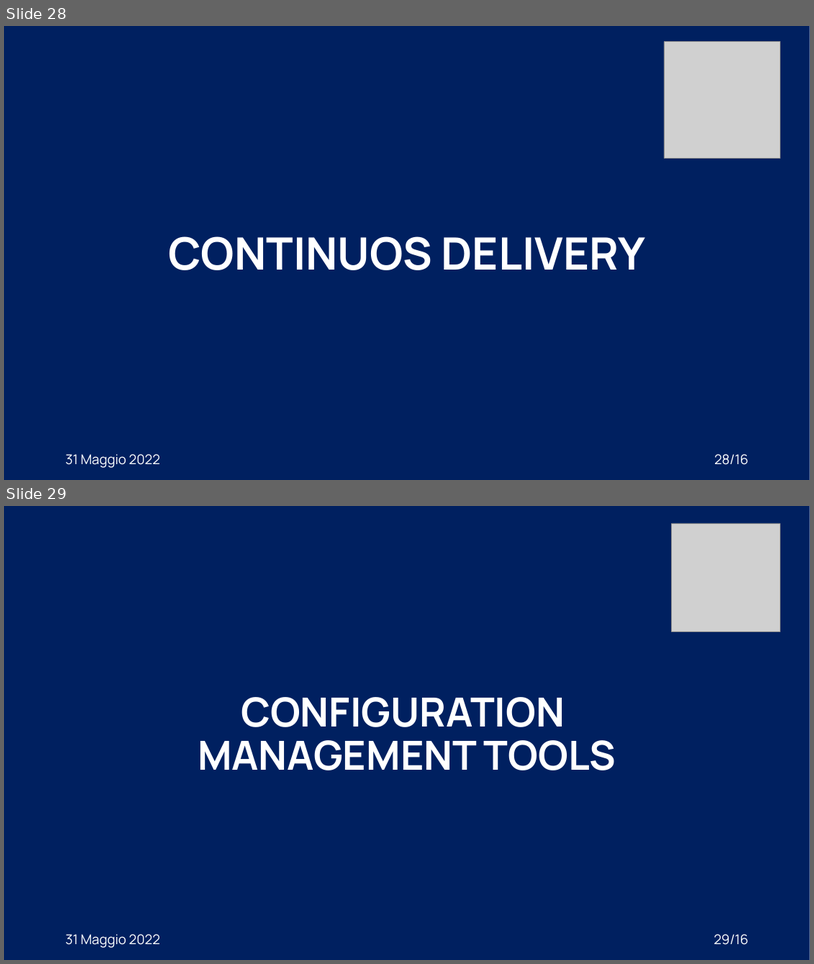
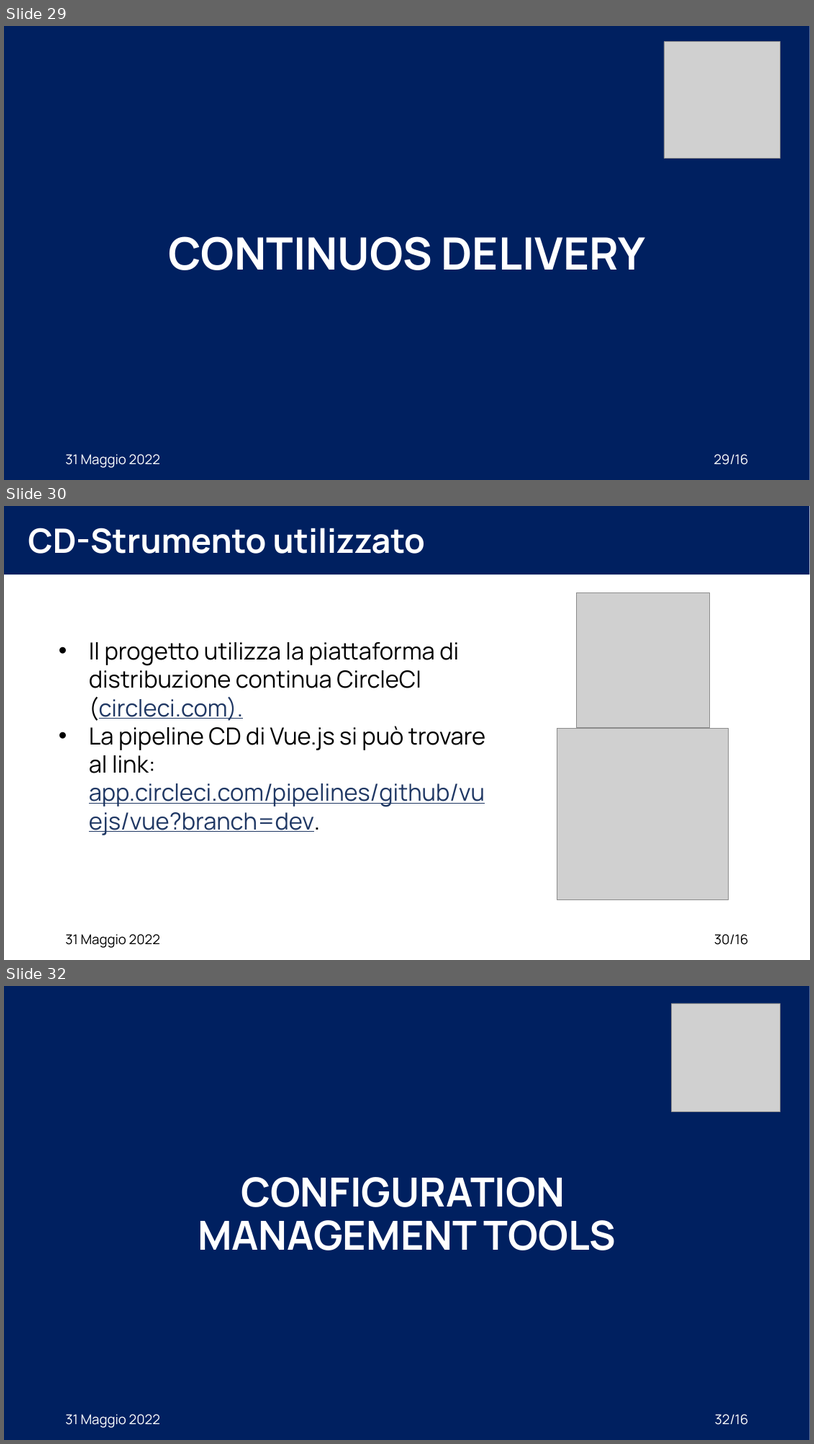
Before and after one commit to XidaZ3/MTSSAssignment3, a slide deck: MTSSAssignment3.pptx. Shown one above the other, each under a label of ours: slides 28 and 29 before the commit, slides 29, 30 and 32 after it; the slides between them are not shown. The pictures are 814x964 and 814x1444 pixels, drawn with LibreOffice and Linux fonts; fonts in the diff are those of the drawing; grey boxes stand for pictures. Boxes give left, top, right and bottom in pixels: in the first picture for what was removed or moved away, otherwise in the second. Text is boxed around its words. In the diff, an @@ line names an element or a change of style, - is before the commit and + after.

```diff
--- a/MTSSAssignment3.pptx
+++ b/MTSSAssignment3.pptx
@@ slide 30 added at bbox=[4, 506, 810, 960], background #FFFFFF @@
@@ rectangle added at bbox=[4, 506, 810, 574], fill #002060 @@
@@ title added at bbox=[28, 528, 425, 554], 40 pt, text #FFFFFF, bold @@
+CD-Strumento utilizzato
@@ picture added at bbox=[577, 593, 710, 728] @@
@@ text added at bbox=[89, 642, 486, 835], 28 pt, text #000000 @@
+• Il progetto utilizza la piattaforma di distribuzione continua CircleCI (circleci.com).
+• La pipeline CD di Vue.js si può trovare al link: app.circleci.com/pipelines/github/vuejs/vue?branch=dev.
@@ picture added at bbox=[558, 728, 729, 900] @@
@@ text added at bbox=[65, 934, 160, 947], 16 pt, text #000000 @@
+31 Maggio 2022
@@ page number added at bbox=[715, 934, 749, 944], 16 pt, text #000000 @@
+30/16
@@ what was slide 28 is now slide 29 @@
@@ page number at bbox=[714, 454, 748, 464]: text changed @@
-28/16
+29/16
@@ what was slide 29 is now slide 32 @@
@@ page number at bbox=[715, 1414, 749, 1424]: text changed @@
-29/16
+32/16
```
Also in this commit, not shown: 1 slide changed, 3 other slides added, 4 other files.
